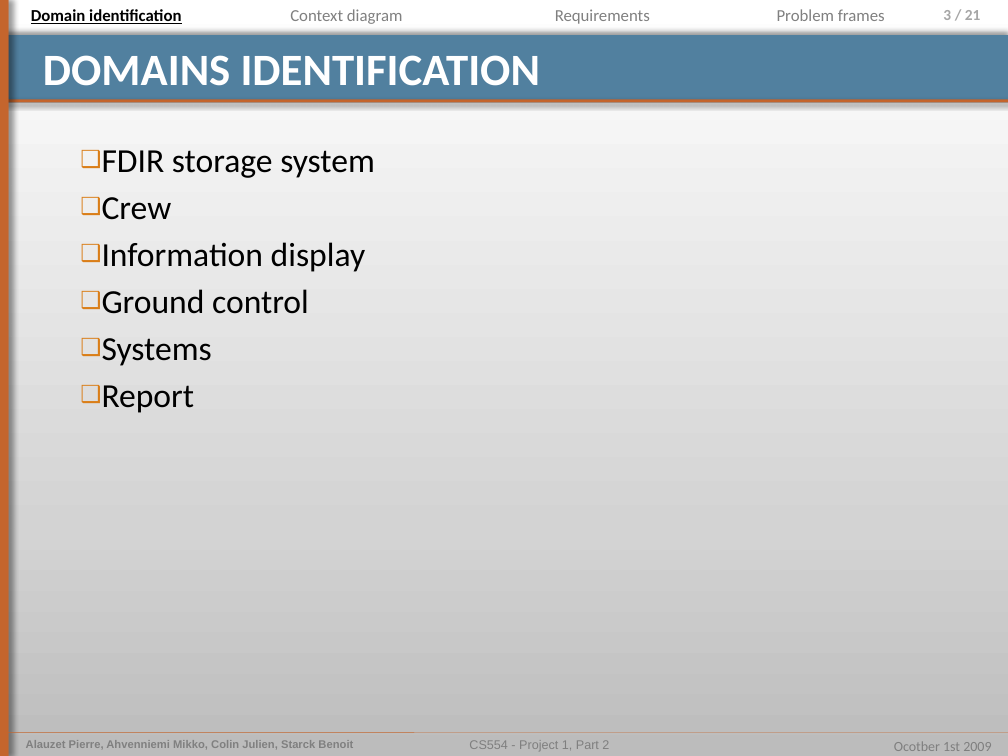
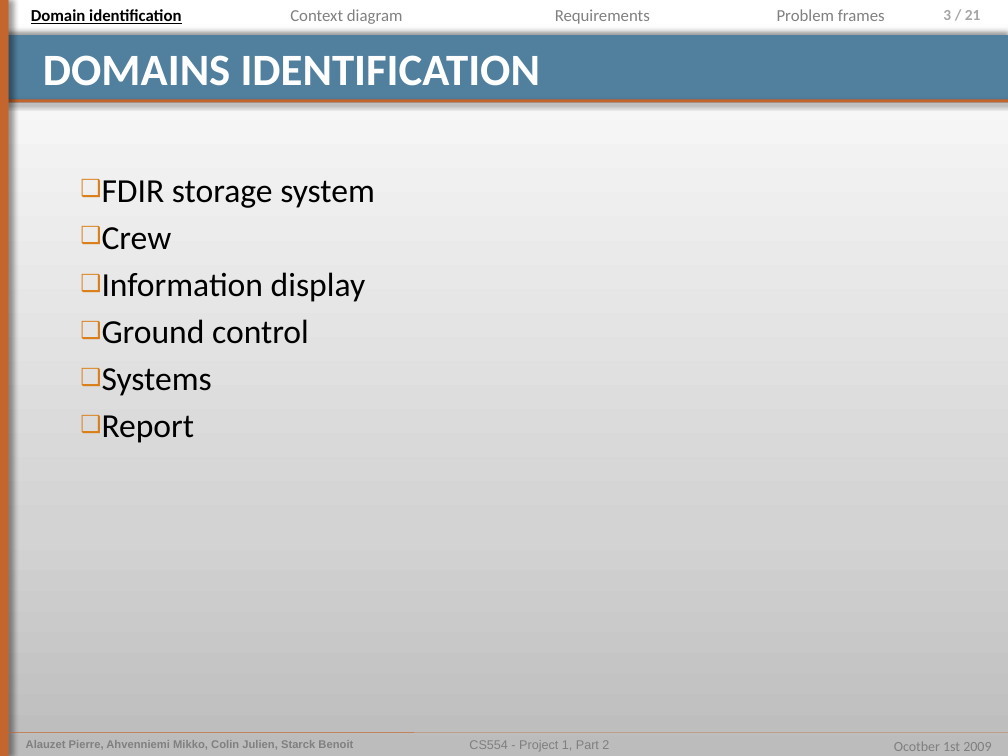
Before and after one commit to pierrealauzet/euroteam, a slide deck: slide 3 of Project 1/Part 2/CS554_EuroTeam_Problem_Frames.pptx. Drawn at 1008x756 pixels with LibreOffice and Linux fonts; fonts in the diff are those of the drawing. Boxes give left, top, right and bottom in pixels: in the first picture for what was removed or moved away, otherwise in the second. Text is boxed around its words. In the diff, an @@ line names an element or a change of style, - is before the commit and + after.

```diff
--- a/Project 1/Part 2/CS554_EuroTeam_Problem_Frames.pptx
+++ b/Project 1/Part 2/CS554_EuroTeam_Problem_Frames.pptx
@@ text "FDIR storage system": place and size @@
-text "FDIR storage system" at bbox=[102, 150, 375, 413]
+text "FDIR storage system" at bbox=[102, 180, 375, 443]
```
Also in this commit, not shown: 15 other slides changed, 1 slide added, 1 other file.
